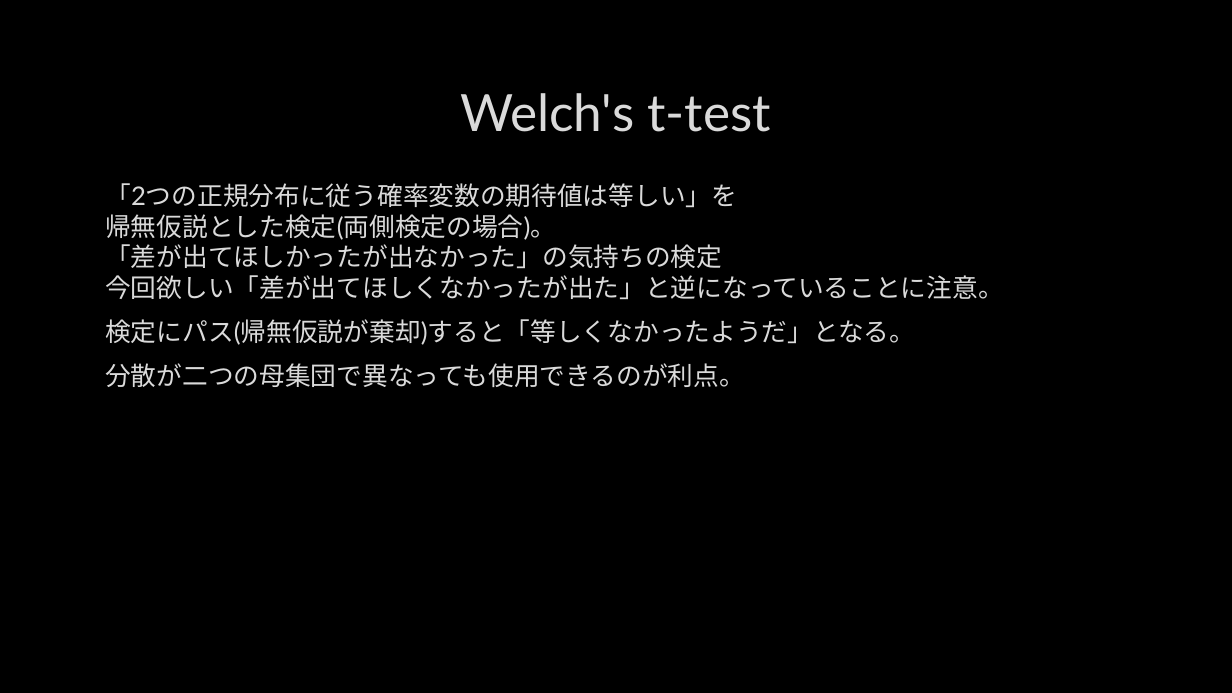
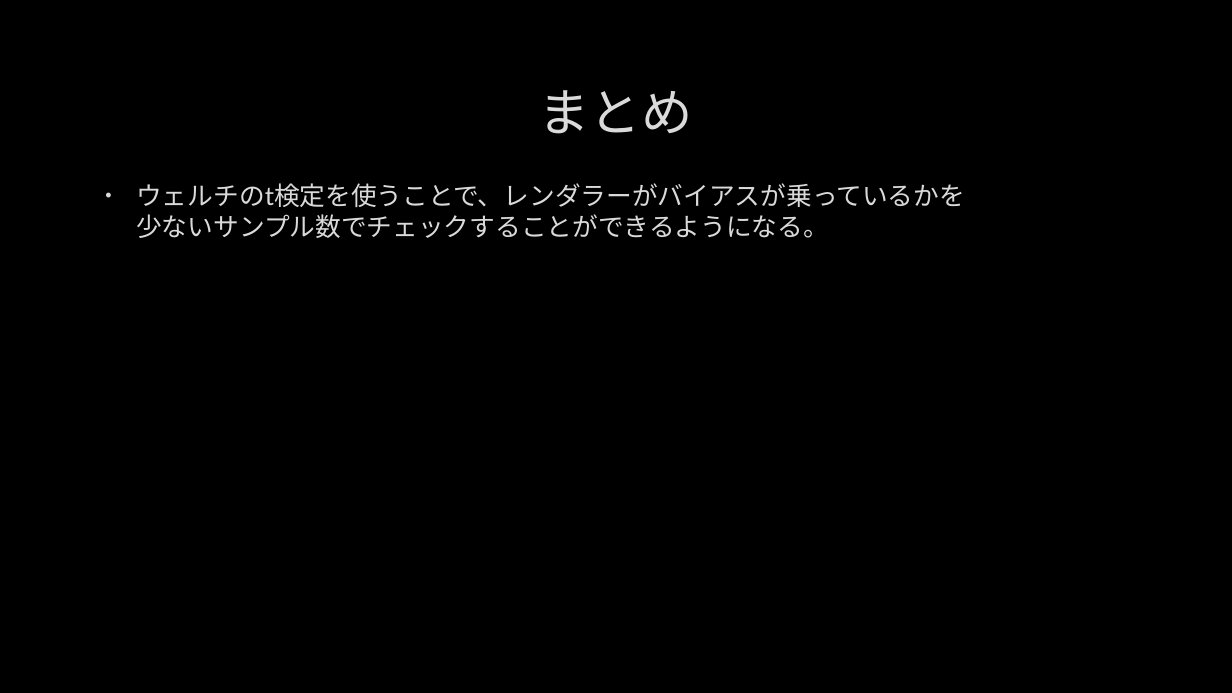
Before and after one commit to ykozw/detecting-bias, a slide deck: slide 19 of detecting_bias_in_monte_carlo_renderers_using_welch’s.pptx (slide 8 before the commit). Drawn at 1232x693 pixels with LibreOffice and Linux fonts; fonts in the diff are those of the drawing; background and template pictures are left out. Boxes give left, top, right and bottom in pixels: in the first picture for what was removed or moved away, otherwise in the second. Text is boxed around its words. In the diff, an @@ line names an element or a change of style, - is before the commit and + after.

```diff
--- a/detecting_bias_in_monte_carlo_renderers_using_welch’s.pptx
+++ b/detecting_bias_in_monte_carlo_renderers_using_welch’s.pptx
@@ title at [538,90,692,134]: text changed @@
-Welch's t-test
+まとめ
@@ text at [136,183,965,238]: text changed @@
-「2つの正規分布に従う確率変数の期待値は等しい」を
-帰無仮説とした検定(両側検定の場合)。
-「差が出てほしかったが出なかった」の気持ちの検定
-今回欲しい「差が出てほしくなかったが出た」と逆になっていることに注意。
-検定にパス(帰無仮説が棄却)すると「等しくなかったようだ」となる。
-分散が二つの母集団で異なっても使用できるのが利点。
+• ウェルチのt検定を使うことで、レンダラーがバイアスが乗っているかを
+  少ないサンプル数でチェックすることができるようになる。
```
Also in this commit, not shown: 3 other slides changed, 6 slides added, 1 other file.
